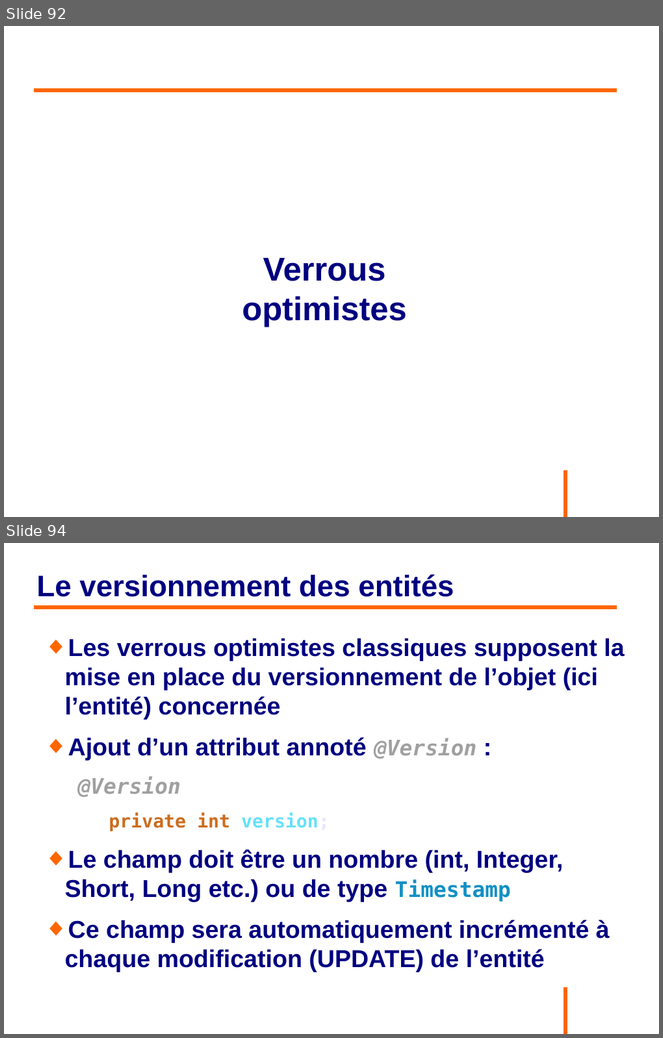
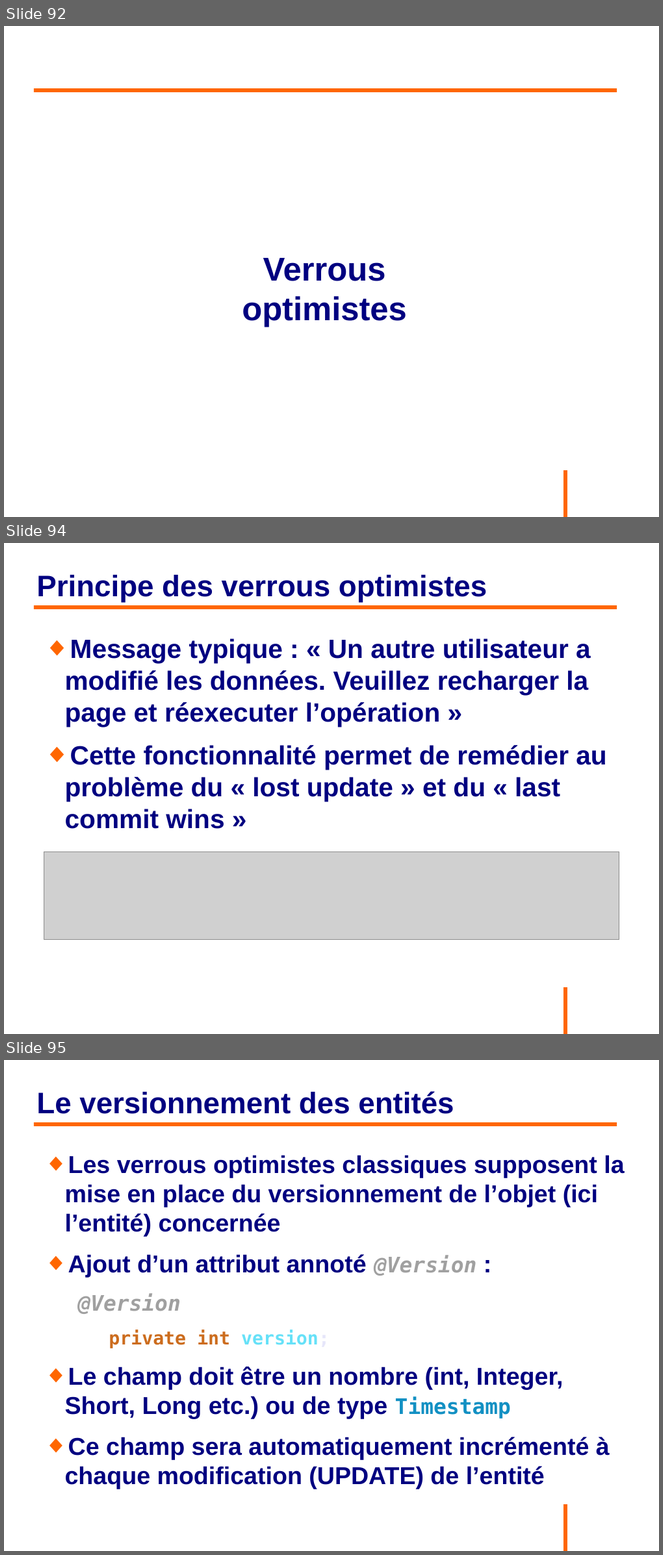
Before and after one commit to philphils/formation-hibernate-avancee, a slide deck: Documentation/diapo_formation_hibernate_avancee.odp. Shown one above the other, each under a label of ours: slides 92 and 94 before the commit, slides 92, 94 and 95 after it; the slides between them are not shown. The pictures are 663x1038 and 663x1555 pixels, drawn with LibreOffice and Linux fonts; fonts in the diff are those of the drawing; grey boxes stand for pictures; background and template pictures are left out. Boxes give left, top, right and bottom in pixels: in the first picture for what was removed or moved away, otherwise in the second. Text is boxed around its words. In the diff, an @@ line names an element or a change of style, - is before the commit and + after.

```diff
--- a/Documentation/diapo_formation_hibernate_avancee.odp
+++ b/Documentation/diapo_formation_hibernate_avancee.odp
@@ slide 94 added at [4,543,659,1034], background #FFFFFF; not listed: 1 template element that a slide beside it also shows @@
@@ title added at [36,575,487,603], 36 pt, text #000080, bold @@
+Principe des verrous optimistes
@@ line added from (34, 607) to (618, 607), #FF6600 4.54 pt @@
@@ text added at [65,639,607,829], 32 pt, text #000080, bold @@
+◆ Message typique : « Un autre utilisateur a modifié les données. Veuillez recharger la page et réexecuter l’opération »
+◆ Cette fonctionnalité permet de remédier au problème du « lost update » et du « last commit wins »
@@ picture added at [44,852,620,940] @@
@@ what was slide 94 is now slide 95 @@
```
Also in this commit, not shown: 8 slides changed, 2 other slides added, 1 slide removed.
